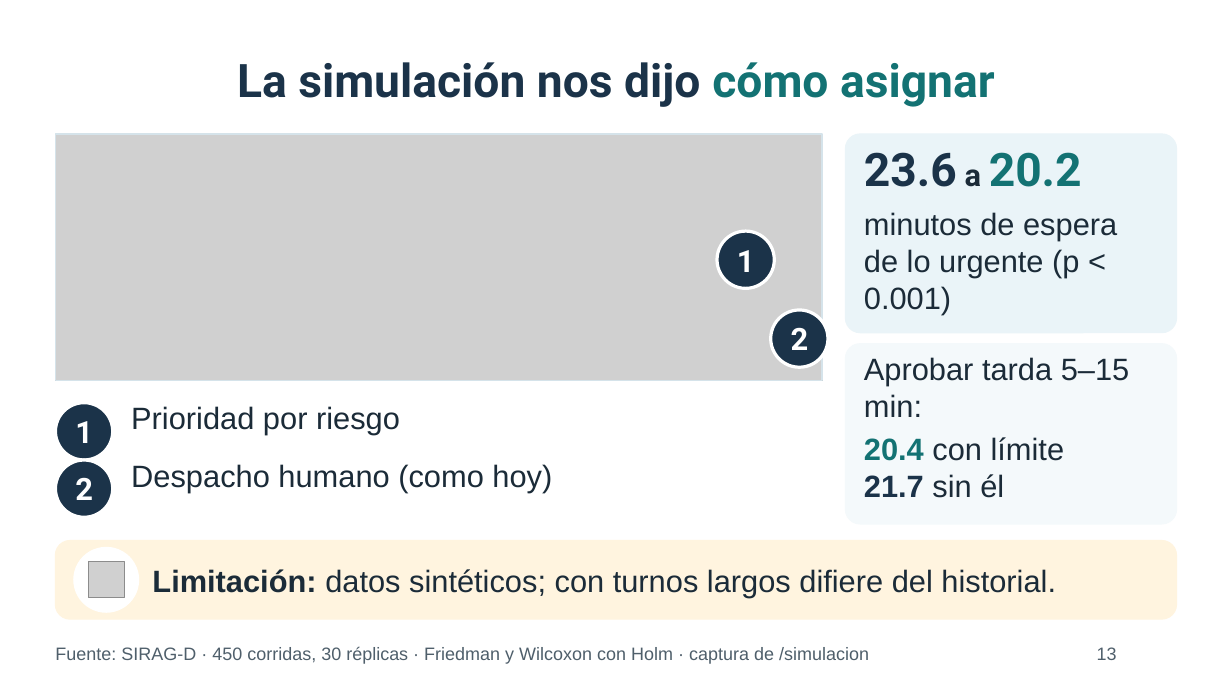
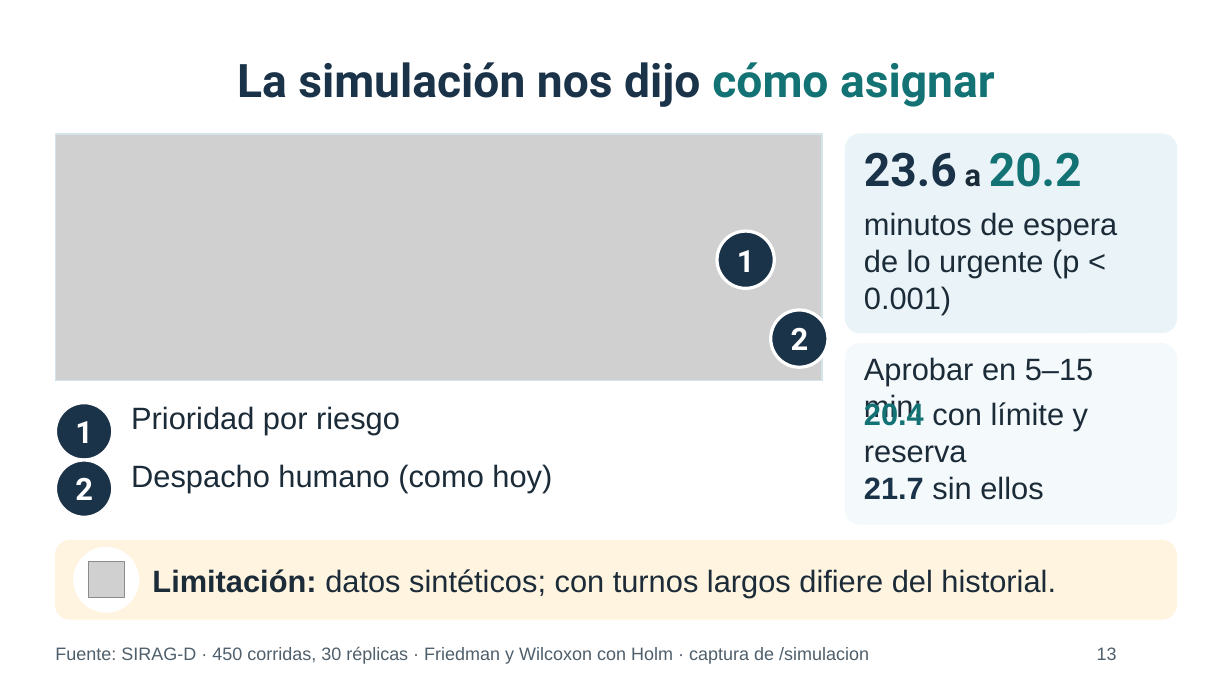
Before and after one commit to daviddzd/vela, a slide deck: slide 13 of docs/presentacion/enlaza_coloquio_capturas.pptx. Drawn at 1232x693 pixels with LibreOffice and Linux fonts; fonts in the diff are those of the drawing; grey boxes stand for pictures; background and template pictures are left out. Boxes give left, top, right and bottom in pixels: in the first picture for what was removed or moved away, otherwise in the second. Text is boxed around its words. In the diff, an @@ line names an element or a change of style, - is before the commit and + after.

Commit message:
Apply the review of the screenshot deck
Slide 16: 'Escenario base', legend stacked above the tiles. Slide 17: rest
respected, workday excess flagged. Slide 13: 'con límite y reserva / sin
ellos'. Slide 8: non-urgent high priority always waits for a person.
Slides 6 and 8: callouts moved off the row text. Script: base scenario,
'en qué condiciones es un negocio viable', rest day and flagged shifts.

```diff
--- a/docs/presentacion/enlaza_coloquio_capturas.pptx
+++ b/docs/presentacion/enlaza_coloquio_capturas.pptx
@@ text at (864,357,1093,422): text changed @@
-Aprobar tarda 5–15 min:
+Aprobar en 5–15 min:
@@ text at (864,400,1088,500): text changed @@
-20.4 con límite
-21.7 sin él
+20.4 con límite y reserva
+21.7 sin ellos
```
Also in this commit, not shown: 4 other slides changed, 5 other files.
